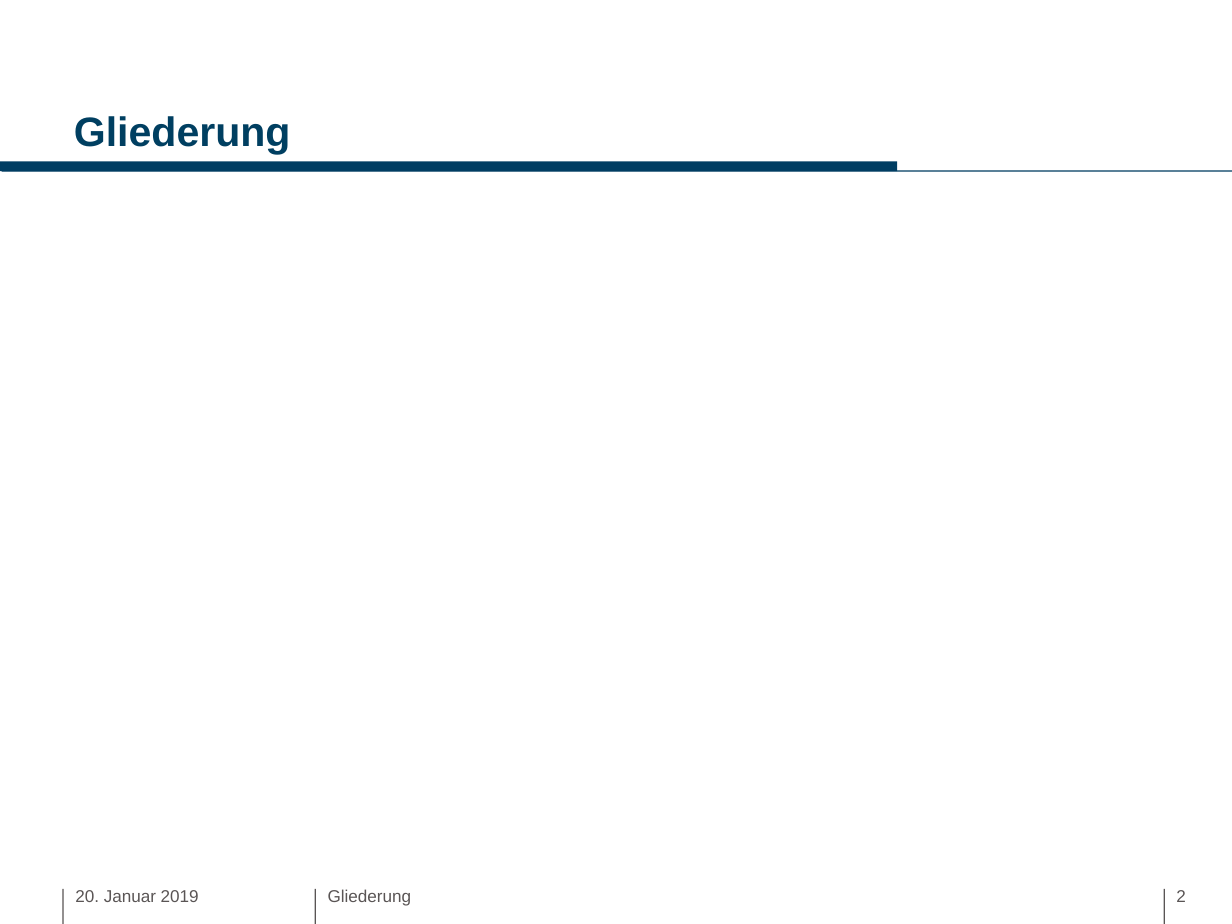
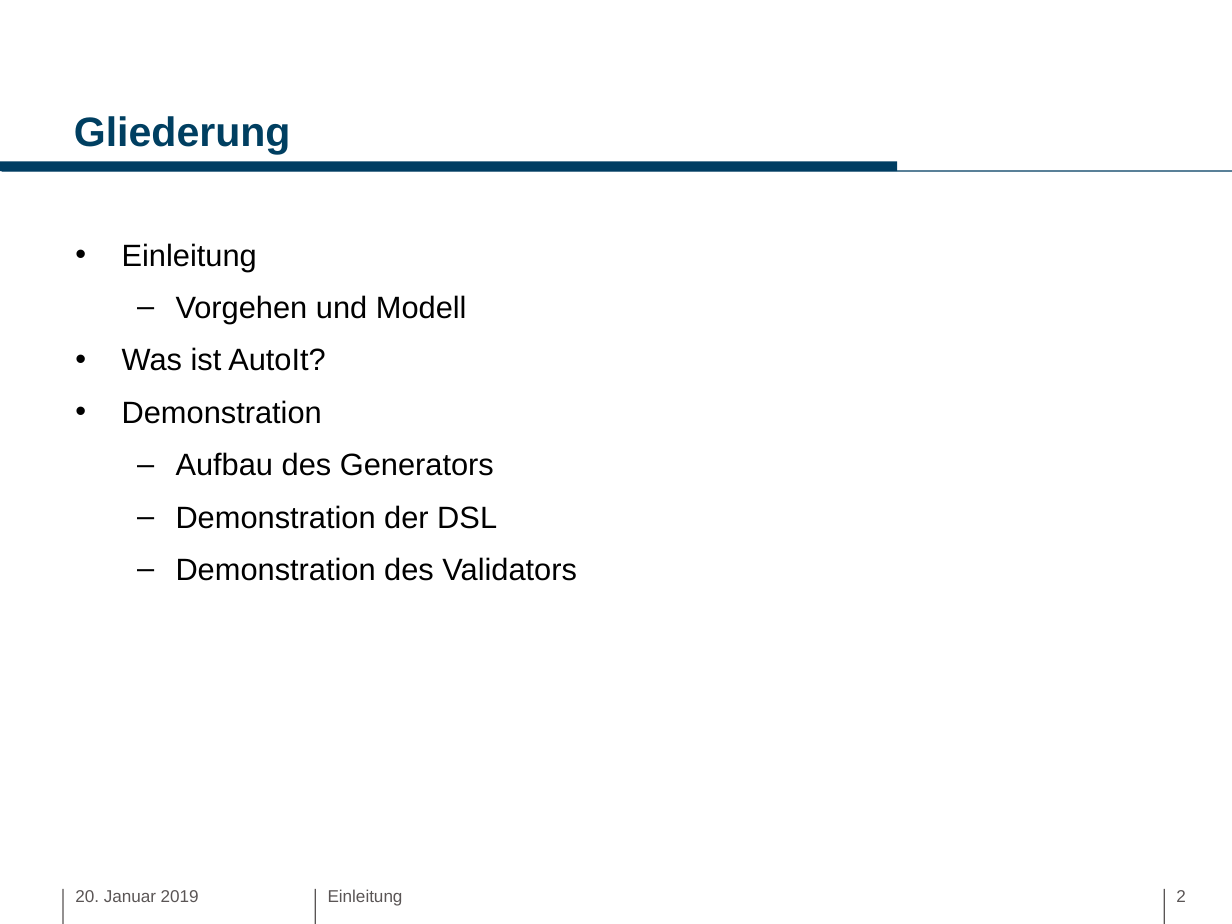
Before and after one commit to tborcher/MDSD_GUI, a slide deck: slide 2 of Präsentation/MDSD.pptx. Drawn at 1232x924 pixels with LibreOffice and Linux fonts; fonts in the diff are those of the drawing; background and template pictures are left out. Boxes give left, top, right and bottom in pixels: in the first picture for what was removed or moved away, otherwise in the second. Text is boxed around its words. In the diff, an @@ line names an element or a change of style, - is before the commit and + after.

```diff
--- a/Präsentation/MDSD.pptx
+++ b/Präsentation/MDSD.pptx
@@ text added at <box>122,243,577,581</box>, 18 pt, text #000000 @@
+• Einleitung
+  – Vorgehen und Modell
+• Was ist AutoIt?
+• Demonstration
+  – Aufbau des Generators
+  – Demonstration der DSL
+  – Demonstration des Validators
@@ text at <box>328,889,403,906</box>: text changed @@
-Gliederung
+Einleitung
```
Also in this commit, not shown: 2 other slides changed, 4 slides removed, 3 other files.
